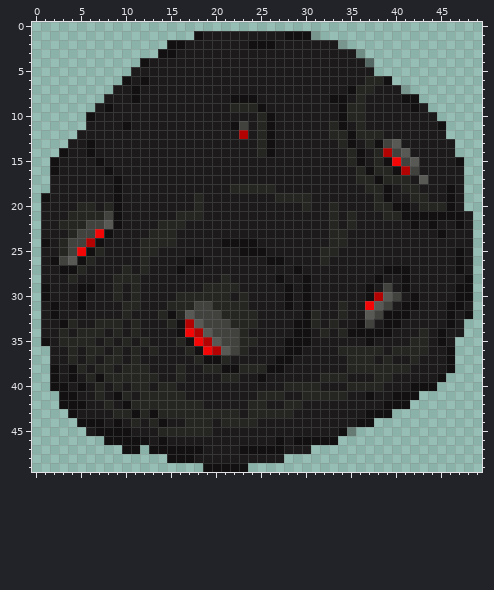
Pixel-art sprite, stored at Assets/Sprites/asteroide.png. Above, as it was before the edit.
The file is 50x50 pixels. Colours within 5 levels of each other are drawn and written as one.
After the commit:
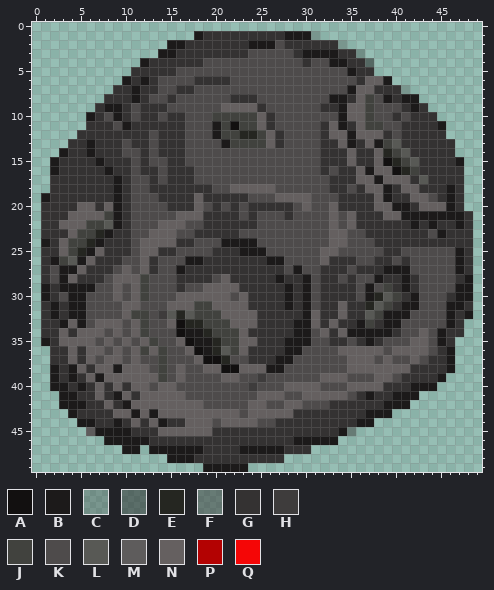
Palette (. is transparent): A #121010  B #1c1a1a  C #201c1c3f  D #201e1e7f  E #252621  F #2a23236e  G #343232  H #3e3c3c  J #41423e  K #4e4b4b  L #585955  M #5e5c5c  N #656060  P #b30202  Q #f50606
Diff:
Changed rows in their new state; - is an unchanged pixel.
first column x 1:
 1 -----------------BGGGGGGGGGBBB------------------
 2 --------------BBGGGGGGGBBBKGGGGGG---------------
 3 -------------BBGGGGGGGGKKKKKG----GG-------------
 4 -----------BGGGGGGKKKKKKKKKKKGKK--GG------------
 5 ----------GGGGGKKKKKKKKKKKKKKKKKKK-GG-----------
 6 ---------BGBGKKKKGGGGKKKKKKKKKKKKKKGNNB---------
 7 --------GGBGGKKGGKKKKKKKKKKKKKKKKKBNNGGG--------
 8 -------GGGBGKKGKKKKKKGGGKKKKKKKKBBGNJK-GBB------
 9 ------GB-GKGGGKKKKKKNNNNGKKKKKKGGBNNJKKKGBG-----
10 -----BGK-GKGGKGGKKKJJJJJNGKKKKKKKBNNJKKGKGGG----
11 -----GGGKBGGGGGGKKK-J--JNGKKKKKGNBGNJJKKGGGGB---
12 ----GGGGGGGGKGGGKKK-JJEEJNGKKKKGNNBNNNGKGGGGG---
13 ---GGBGGGKGGKGGGKKKK-JJJJNGKKKKGGNBGNB--GGGGGG--
14 --BGGBGGGKKGKGGGKKKKKKKKKKKKKKKGGGNGGNE--GGGGG--
15 -BGGGGBGGGKGKKGGKKKKKKKKKKKKKKKGGGNGGN-E--GGGGB-
16 -BGGGGGBGGKGGKGGGKKKKKKKKKKKKKKGKGGNBNN-E-GGGGG-
17 -GGGGGGGBGKKGKGGGKKKKKKKKKKKKKKKGGGNNBNNNG-GGGG-
18 -GGGGGGGBGKKGGGGGGGKKNNNNNKKKKKKGGKGNNBGNNGGGBG-
19 BGGGGGGGBGKKKGGGGNGGGGGKKKNNNNKKKGGGGNBGGNNKGBG-
20 GGGGNNGNBGKKKKGGGNKGKGKGGGGGKNKKNGGGGNNBBGNNNBG-
21 GGGNNNN-BGKKKKKNNNGGGGKGKKKGKKKKNKNGGGNNBBBBBBBG
22 GGNNN---BGKKKNNNKKGGGGGGKKKKKKKKNKNGGGGGGBGBGGBG
23 GGGN--EBGGKKNNNKKGGGGGKKKKKKKKKKNNKKGGGGGGGKBGGG
24 BGN--EBGGGKNNNNGGKKKBBBBKKKKKKKKNNKKKGGGGGGGGGGG
25 GGN-EBNGGGKNNGGKKKKGGGBBBKKKKKKNNKKKKKGGKKKKKKBG
26 GB--BNGGGKKNGKKKBBGGGGGGGBBKKKKNGGGKKGGKGKKKKKBG
27 GKBBNGGGKNKNGKKBGGGGGGGGGGGKBKKGGGKGGGBBBKKKKKBG
28 GK-NGGGKNNNJKKKGGGGKNGGGGGBGGBKGGKGKKBGGBGKKKKGB
29 BG--BBKKNKNJKKKGKKNNNNGGGGGBGBKGGGGKBK-GBGKKKKBB
30 BGK-BKKKNKNJKKKNNNNNNKNGGGGBGBKGGGGKBE--GBKKKGBB
31 GBG-BKKKKNNKKKNNN--NNNNGGGGBGBKGGNGGE--GBBKKKBBG
32 GBG--KKKKNJJKHL-----NNNNGGGGGBNGGNGG--BBBKKKKBGB
33 GGBN-KNNNKNJKKN-EE---NNNGGGGBBNGNGGB-GBBKKKKKBG-
34 GGNGNNNKNKNJKKK-BBE---NGGGGGBBKNGNBBBBBGKKNKBGG-
35 BGNNNNKNKNKNJKKN-BBE--NNGGGBBBKKGGKGBGKKKNNKBG--
36 -GGNGNNKNKNJNJKKN-BE--NGGGGBBKKKKNNNNNKNNNNKGB--
37 -GGNGNKNNKNKKJKKKN---KKGGGBBKKKKKKNNNKNKKNKGGB--
38 -BGBNGNN-NNNKJKNKKNN--NNNBBKKKKKKKNNNNNNNGGGGB--
39 -BGBGNBNNNNNNJKNKKKKNNKKHKKKKKKNNNKKKNNKGGGGB---
40 -BBGBGNGNGNNKNNKKKKKKKKHKKKNNNNKKKNNNNGGGBBB----
41 --BBGGNGBNGNNNNNKKKKKKKKNNNKKNNNNNKGBGGBBB------
42 --BBBGGNGBNNNNNNNNKKKKKNNKKNNKKKGGGGGGBBB-------
43 ---BGGGGNNBNBNNNNNNNNNKNNNNNGGGGGGGGBBB---------
44 ----BBGGBGNGNBGGNNNKNNNNKKGGGGGGGGGBB-----------
45 -----MBBBBGGGNNNNNNGGGGGGGGGGGGGGB--------------
46 -------BBBBBGGGGGGGGGGGGGGGGBBBBB---------------
47 ---------BB-BBBBBBGGGGBBBBBGGG------------------
48 --------------BBBGGGGGGGGGG---------------------
49 ------------------BBBBB-------------------------
Where, in picture pixels (left, top, right, bottom), the same in both pictures:
changed: (41, 31, 473, 472)
